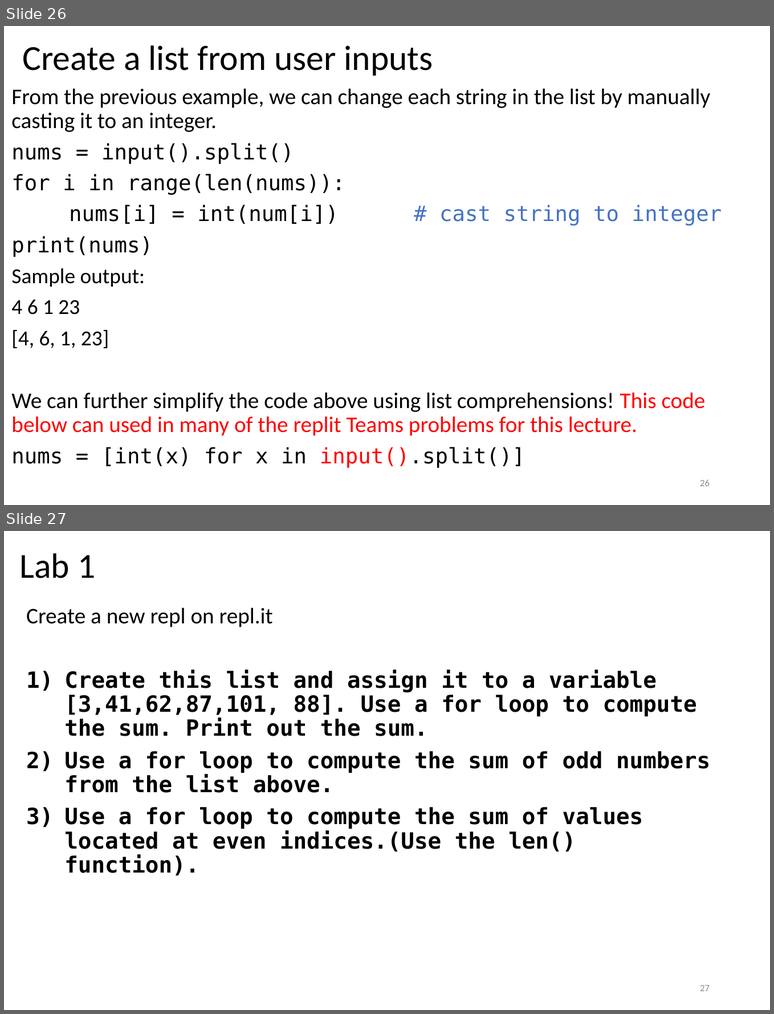
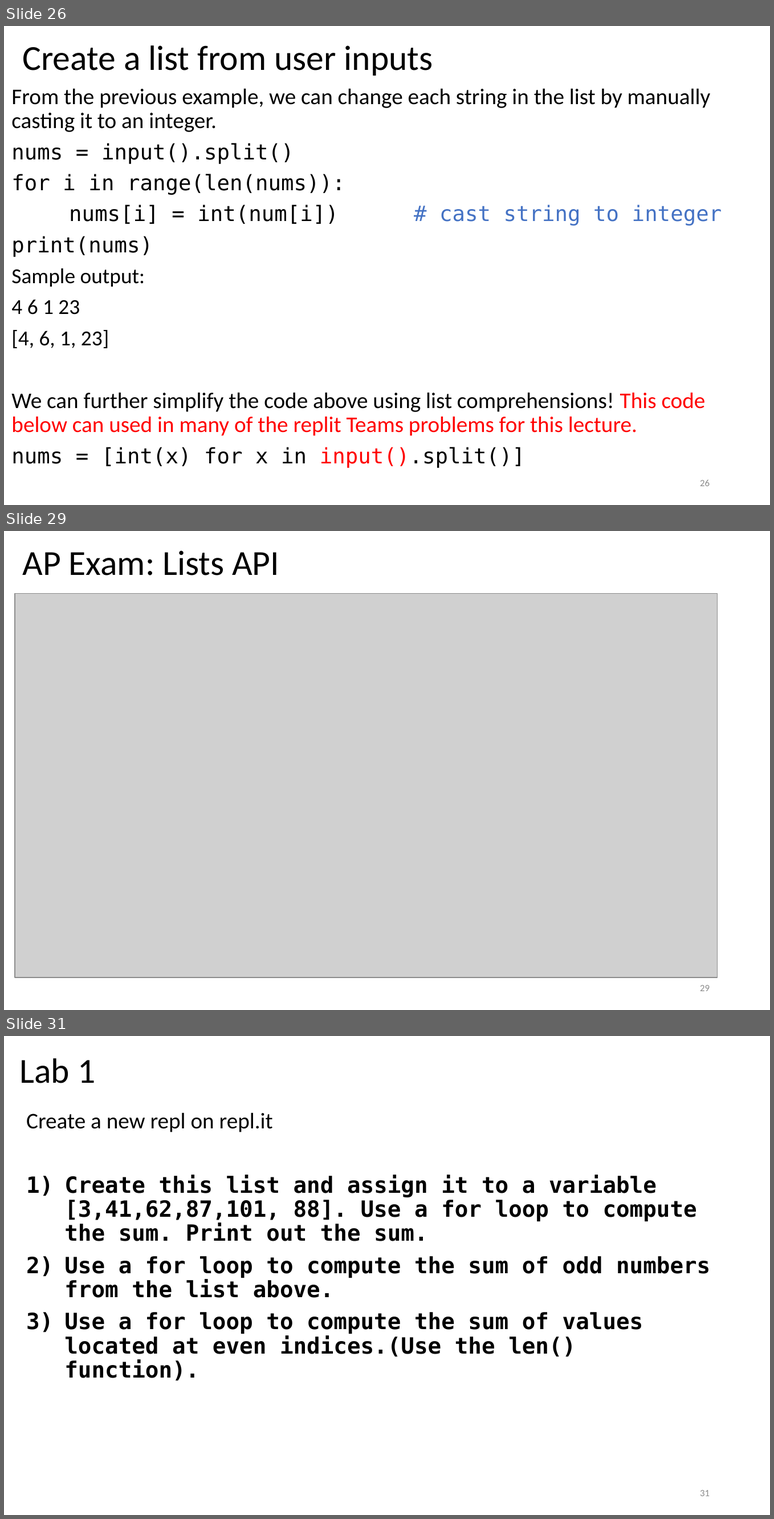
Before and after one commit to LongBaoNguyen/longbaonguyen.github.io, a slide deck: courses/apcsp/lect6.pptx. Shown one above the other, each under a label of ours: slides 26 and 27 before the commit, slides 26, 29 and 31 after it; the slides between them are not shown. The pictures are 774x1014 and 774x1519 pixels, drawn with LibreOffice and Linux fonts; fonts in the diff are those of the drawing; grey boxes stand for pictures. Boxes give left, top, right and bottom in pixels: in the first picture for what was removed or moved away, otherwise in the second. Text is boxed around its words. In the diff, an @@ line names an element or a change of style, - is before the commit and + after.

```diff
--- a/courses/apcsp/lect6.pptx
+++ b/courses/apcsp/lect6.pptx
@@ slide 29 added at bbox=[4, 531, 770, 1010], background #FFFFFF @@
@@ title added at bbox=[22, 550, 279, 575], 33 pt, text #000000 @@
+AP Exam: Lists API
@@ picture added at bbox=[15, 594, 717, 978] @@
@@ page number added at bbox=[700, 985, 710, 991], 9 pt, text #8C8C8C @@
+29
@@ what was slide 27 is now slide 31 @@
@@ page number at bbox=[700, 1490, 710, 1496]: text changed @@
-27
+31
```
Also in this commit, not shown: 1 slide changed, 3 other slides added, 1 other file.
